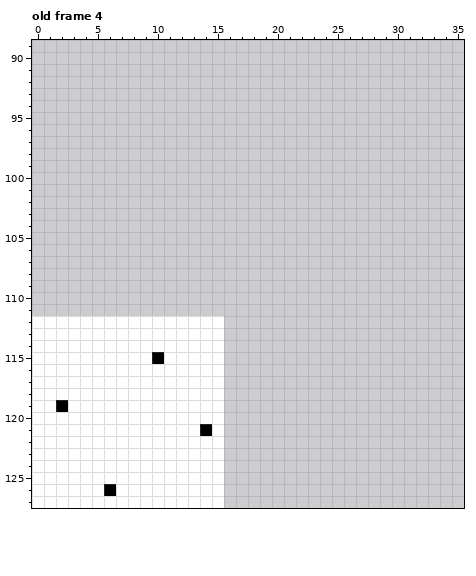
Two states of a pixel-art file, assets/spritesheet2.aseprite. This is how it looked before the edit.
128x128 pixels, 11 frames. Shown: old frame 4: x 0..35, y 89..127. The commit also changed other frames, which this record leaves out.
Once edited:
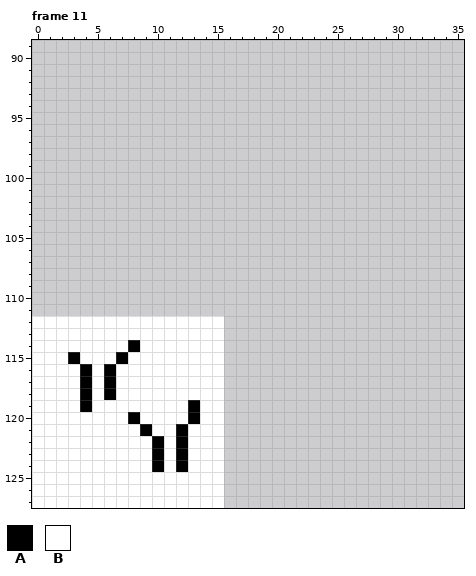
Palette (. is transparent): A #000000  B #ffffff
A new or re-ordered frame is compared with the old frame closest to it.
The edit:
frames 11 -> 20
Frame 11 is new; against old frame 4, layer "Down":
y 114: x 8 B -> A
y 115: x 3 B -> A; x 7 B -> A; x 10 A -> B
y 116..118: x 4 B -> A; x 6 B -> A
y 119: x 2 A -> B; x 4 B -> A; x 13 B -> A
y 120: x 8 B -> A; x 13 B -> A
y 121: x 9 B -> A; x 12 B -> A; x 14 A -> B
y 122..124: x 10 B -> A; x 12 B -> A
y 126: x 6 A -> B
